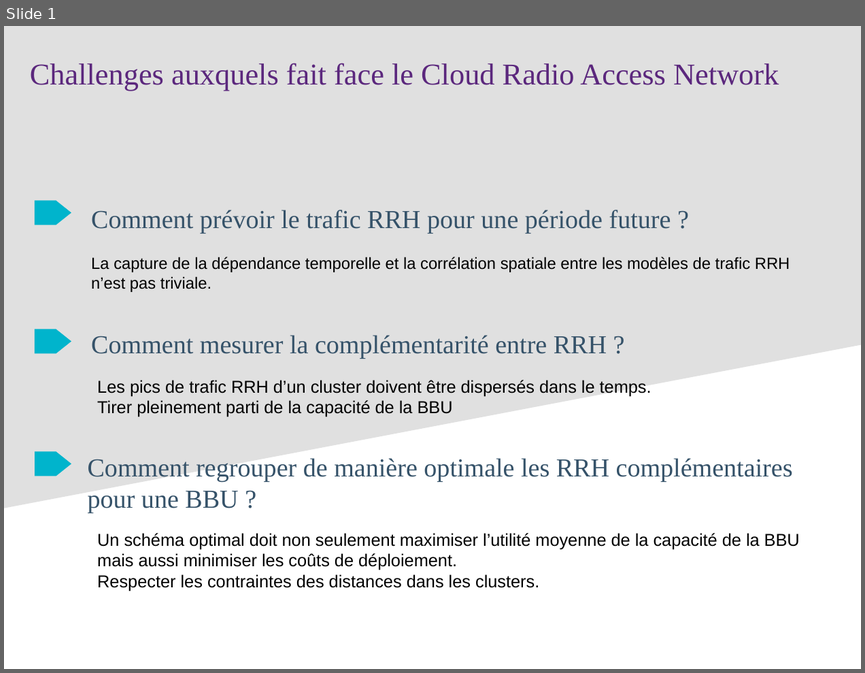
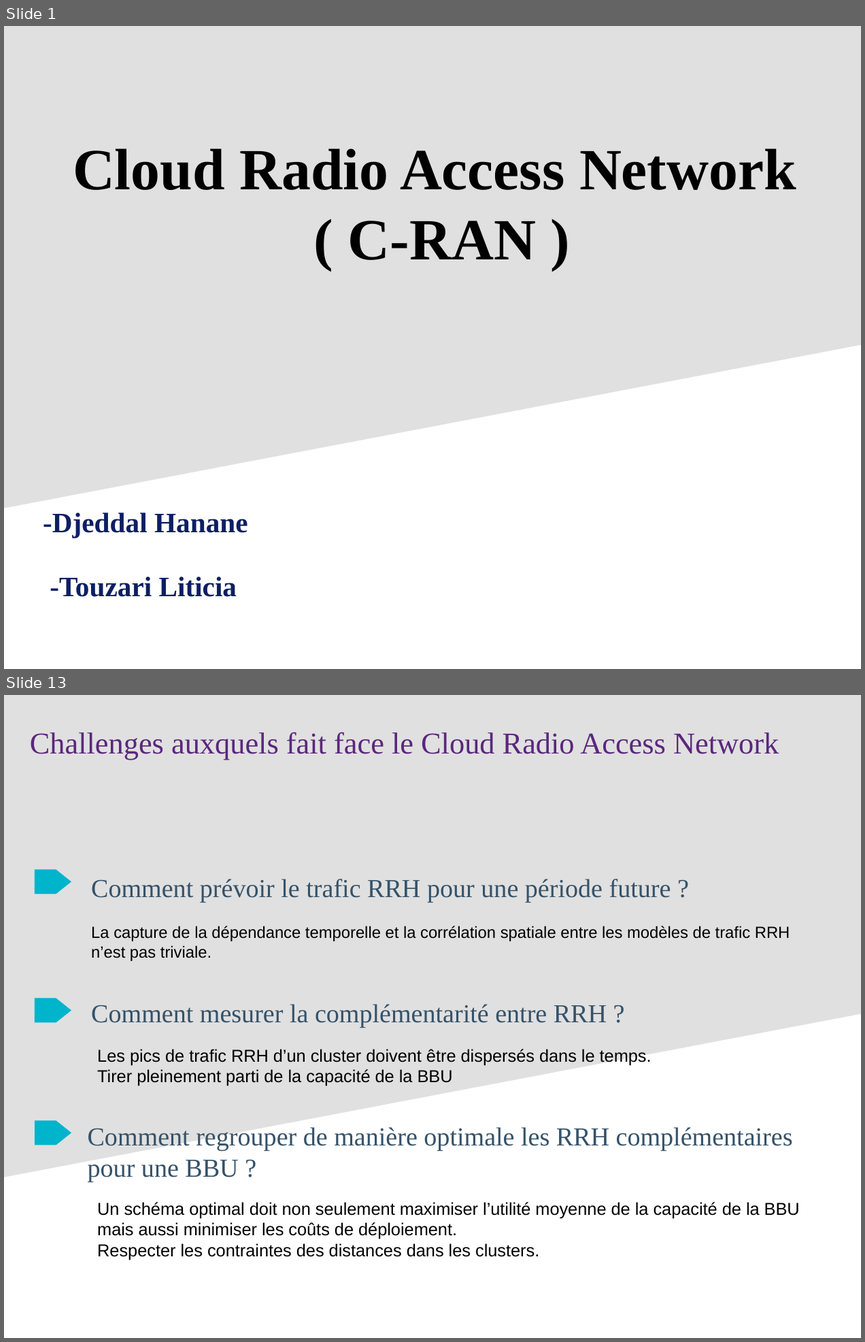
Before and after one commit to hanane-djeddal/PLDAC, a slide deck: reunions/Presentations/Presentation 1.odp. Shown one above the other, each under a label of ours: slide 1 before the commit, slides 1 and 13 after it; the slides between them are not shown. The pictures are 865x673 and 865x1342 pixels, drawn with LibreOffice and Linux fonts; fonts in the diff are those of the drawing. Boxes give left, top, right and bottom in pixels: in the first picture for what was removed or moved away, otherwise in the second. Text is boxed around its words. In the diff, an @@ line names an element or a change of style, - is before the commit and + after.

```diff
--- a/reunions/Presentations/Presentation 1.odp
+++ b/reunions/Presentations/Presentation 1.odp
@@ slide 1 added at bbox=[4, 26, 861, 669], background #FFFFFF; not listed: 1 template element that a slide beside it also shows @@
@@ title added at bbox=[73, 148, 796, 260], 54 pt, text #000000, bold @@
+Cloud Radio Access Network
+( C-RAN )
@@ title added at bbox=[43, 512, 248, 597], 26 pt, text #0D1F63, bold @@
+-Djeddal Hanane
+-Touzari Liticia
@@ what was slide 1 is now slide 13 @@
```
Also in this commit, not shown: 12 other slides added, 18 other files.
